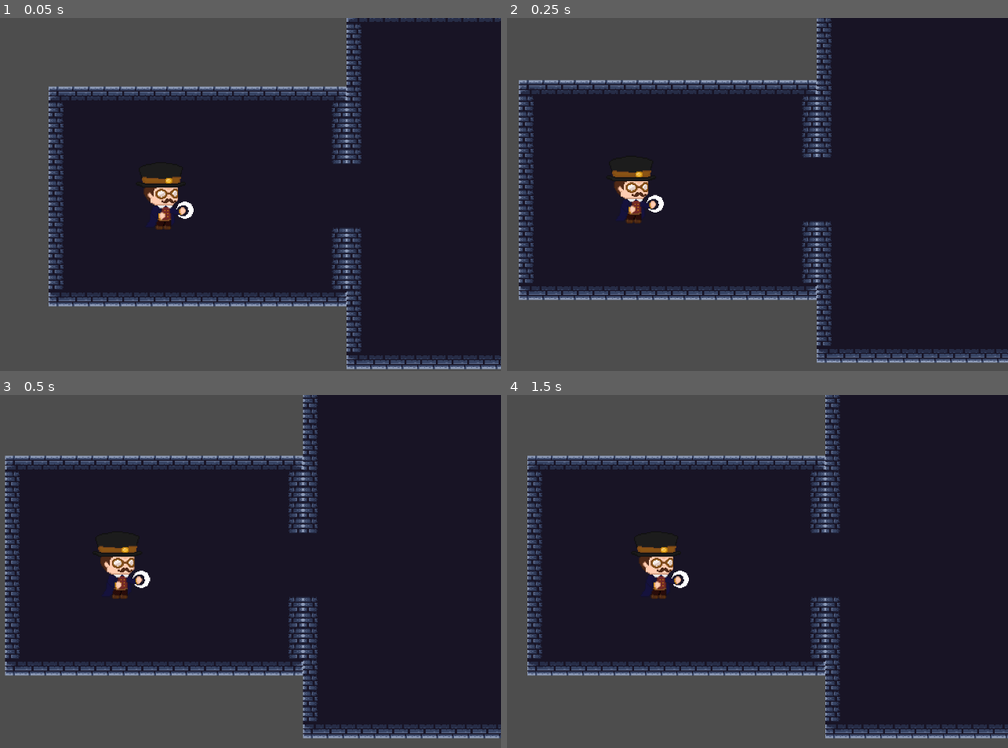
Above: before the commit, frames 1-4 (two rows, left to right).
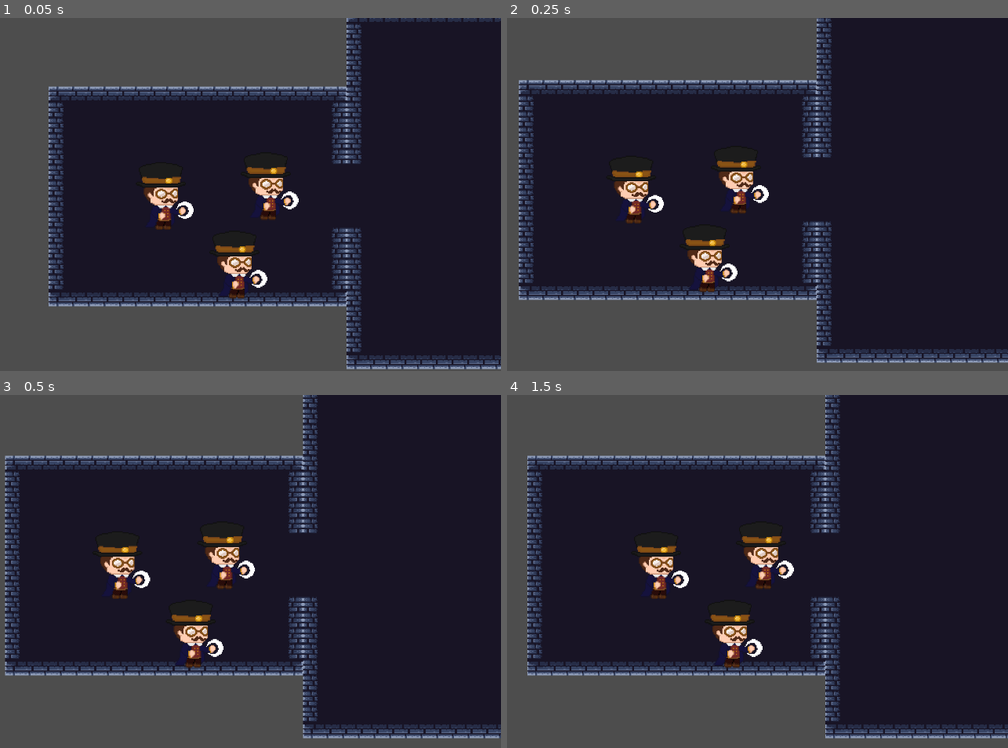
Above: after the commit, the same moments.

Repository: Djoeikans/Dumont
Game: Godot game, scene res://scenes/sewer_rooms/sewer_initial_room.tscn
The game is run twice, just before and just after one commit, with the same random seed, the same clock (stepped at 60 frames per second) and the same inputs. This scene is started directly instead of the project's main scene.
Inputs (mouse positions are in pixels of both pictures, inside the frame that each line leads up to):
- Up to frame 1 (0.05 s): no input
- Up to frame 2 (0.25 s): no input
- Up to frame 3 (0.5 s): no input
- Up to frame 4 (1.5 s): move the mouse to (832, 553) at 0.52 s; hold D (move_right) 0.53-1.28 s; click (832, 553) at 0.6 s; move the mouse to (567, 589) at 1.27 s; hold S (move_down) from 1.28 s (still down); click (567, 589) at 1.35 s

The runs differ from the first frame. In frame 1, 1.5% of the frame differs, in the area x 42-60%, y 42-80%; in frame 2, 1.5%, in the area x 35-53%, y 40-78%; in frame 3, 1.4%; in frame 4, 1.5%.

Commit message:
teste-da-branch

Diff:
--- a/scenes/sewer_rooms/sewer_initial_room.tscn
+++ b/scenes/sewer_rooms/sewer_initial_room.tscn
@@ -436,3 +436,29 @@
 position_smoothing_speed = 8.0
 editor_draw_drag_margin = true
 script = ExtResource("4_rmfan")
+
+[node name="player2" parent="." instance=ExtResource("4_kfxno")]
+top_level = true
+position = Vector2(224, -16)
+scale = Vector2(1, 1)
+
+[node name="Camera2D" type="Camera2D" parent="player2"]
+zoom = Vector2(2, 2)
+limit_smoothed = true
+position_smoothing_enabled = true
+position_smoothing_speed = 8.0
+editor_draw_drag_margin = true
+script = ExtResource("4_rmfan")
+
+[node name="player3" parent="." instance=ExtResource("4_kfxno")]
+top_level = true
+position = Vector2(192, 64)
+scale = Vector2(1, 1)
+
+[node name="Camera2D" type="Camera2D" parent="player3"]
+zoom = Vector2(2, 2)
+limit_smoothed = true
+position_smoothing_enabled = true
+position_smoothing_speed = 8.0
+editor_draw_drag_margin = true
+script = ExtResource("4_rmfan")
